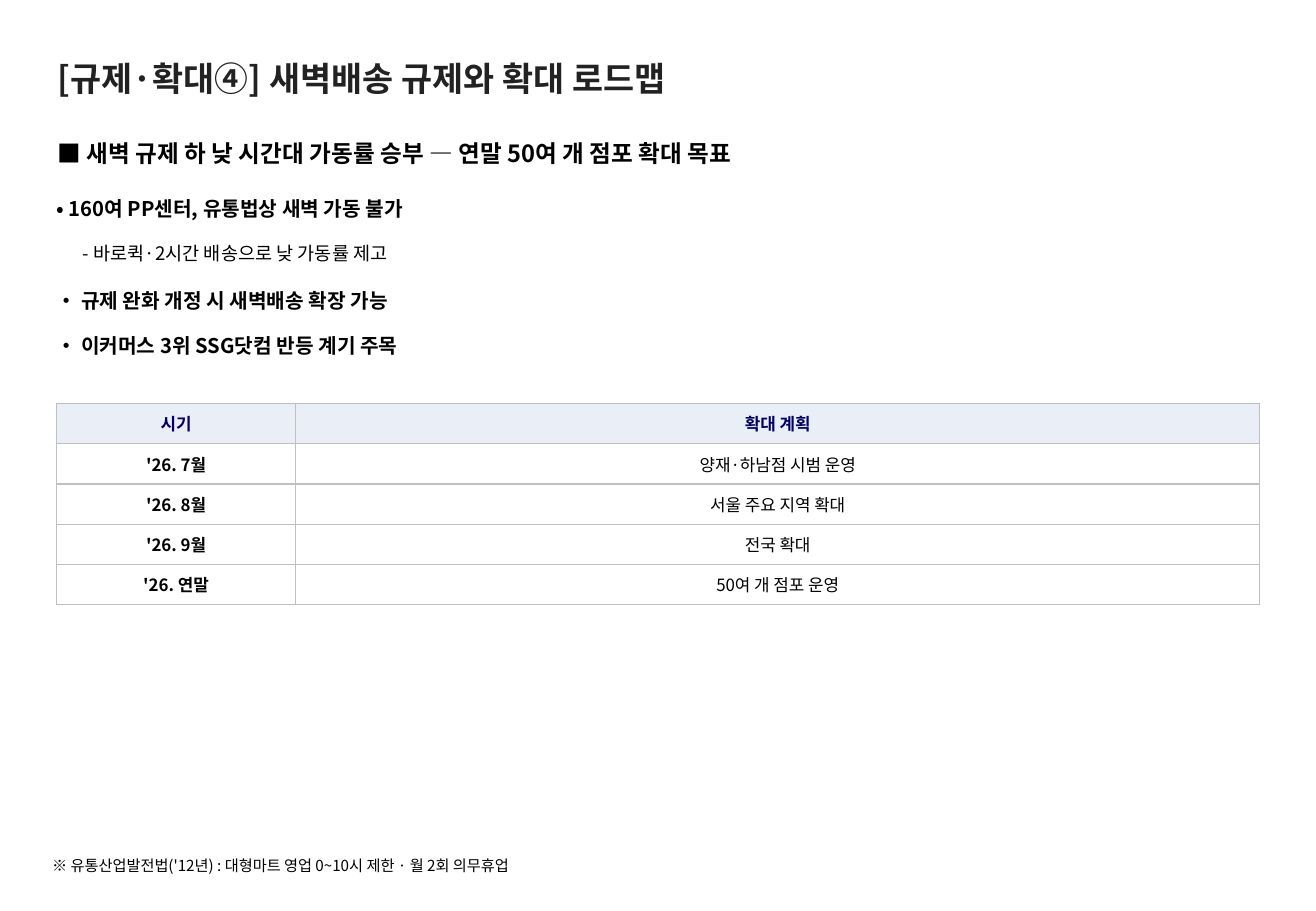
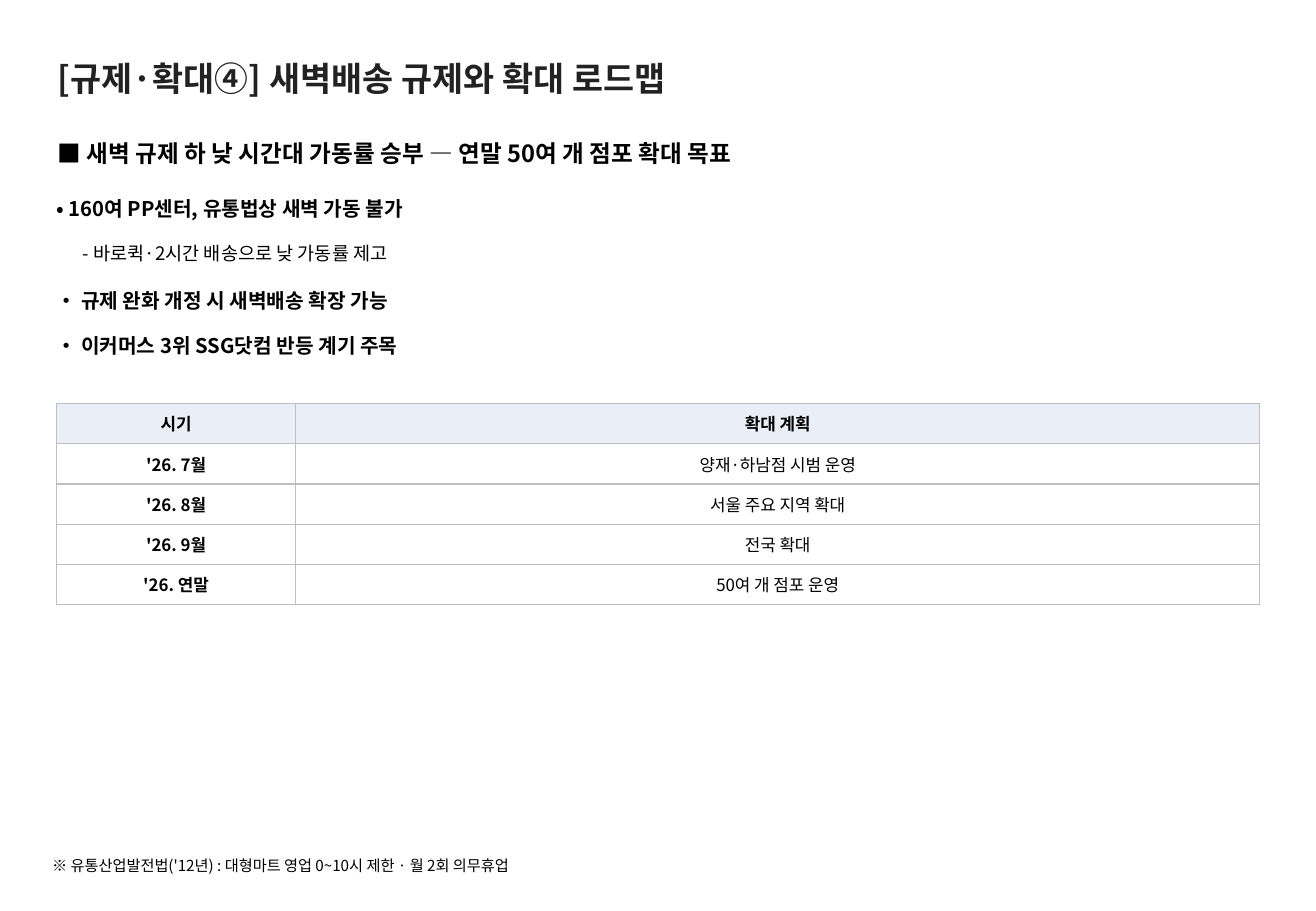
Before and after one commit to avoseed/web1, a slide deck: slide 6 of reports/ssg-delivery-report.pptx. Drawn at 1316x911 pixels with LibreOffice and Linux fonts; fonts in the diff are those of the drawing. Boxes give left, top, right and bottom in pixels: in the first picture for what was removed or moved away, otherwise in the second. Text is boxed around its words. In the diff, an @@ line names an element or a change of style, - is before the commit and + after.

```diff
--- a/reports/ssg-delivery-report.pptx
+++ b/reports/ssg-delivery-report.pptx
@@ table at (x1=56, y1=403, x2=1260, y2=604) @@
@@ text colour #000066 to #000000 in "시기", "확대 계획" @@
```
Also in this commit, not shown: 3 other slides changed, 3 other files.
